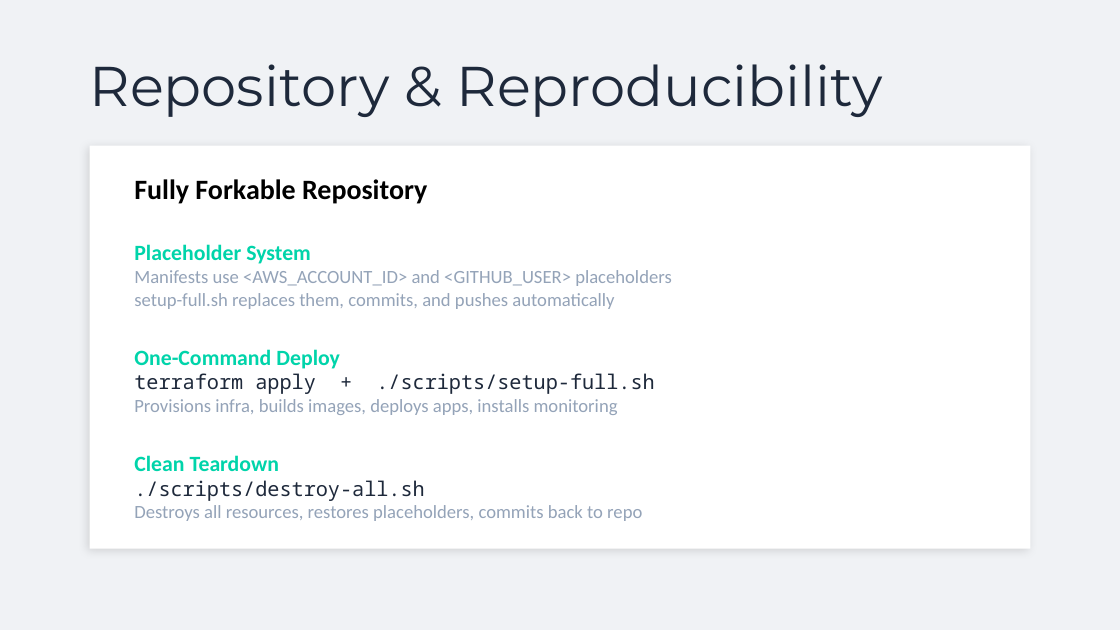
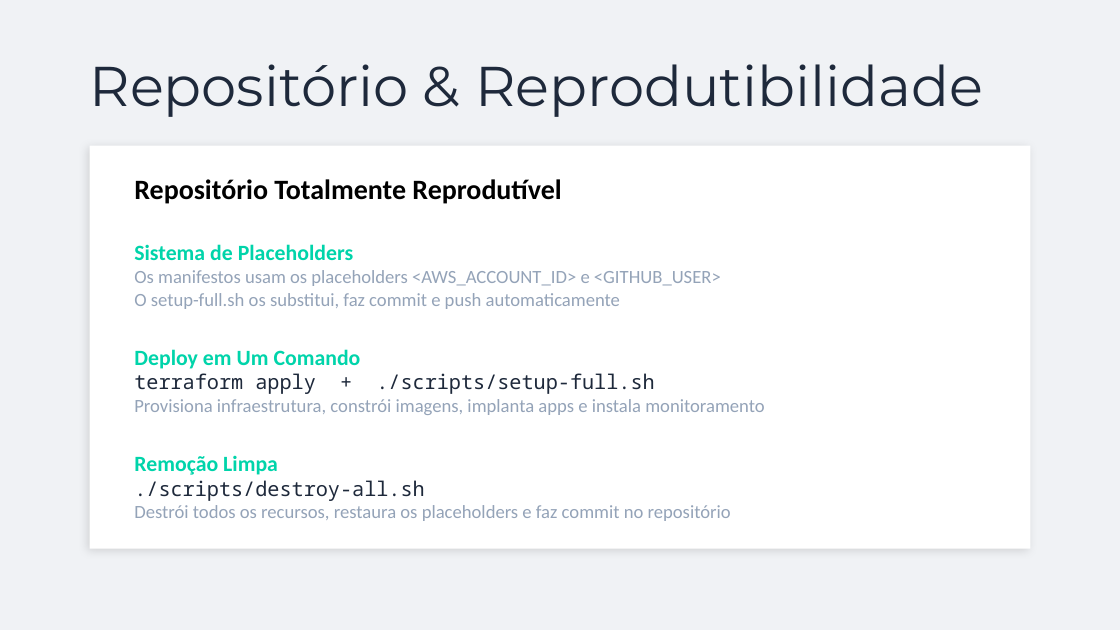
Before and after one commit to rivachef/TC4-ToggleMaster, a slide deck: slide 12 of docs/ToggleMaster-Phase4-Presentation.pptx. Drawn at 1120x630 pixels with LibreOffice and Linux fonts; fonts in the diff are those of the drawing. Boxes give left, top, right and bottom in pixels: in the first picture for what was removed or moved away, otherwise in the second. Text is boxed around its words. In the diff, an @@ line names an element or a change of style, - is before the commit and + after.

```diff
--- a/docs/ToggleMaster-Phase4-Presentation.pptx
+++ b/docs/ToggleMaster-Phase4-Presentation.pptx
@@ text at [90, 64, 984, 117]: text changed @@
-Repository & Reproducibility
+Repositório & Reprodutibilidade
@@ text at [134, 179, 721, 369]: text changed @@
-Fully Forkable Repository
-Placeholder System
-Manifests use <AWS_ACCOUNT_ID> and <GITHUB_USER> placeholders
-setup-full.sh replaces them, commits, and pushes automatically
-One-Command Deploy
+Repositório Totalmente Reprodutível
+Sistema de Placeholders
+Os manifestos usam os placeholders <AWS_ACCOUNT_ID> e <GITHUB_USER>
+O setup-full.sh os substitui, faz commit e push automaticamente
+Deploy em Um Comando
@@ text at [134, 399, 764, 475]: text changed @@
-Provisions infra, builds images, deploys apps, installs monitoring
-Clean Teardown
+Provisiona infraestrutura, constrói imagens, implanta apps e instala monitoramento
+Remoção Limpa
@@ text at [134, 505, 731, 521]: text changed @@
-Destroys all resources, restores placeholders, commits back to repo
+Destrói todos os recursos, restaura os placeholders e faz commit no repositório
```
Also in this commit, not shown: 12 other slides changed, 1 other file.
